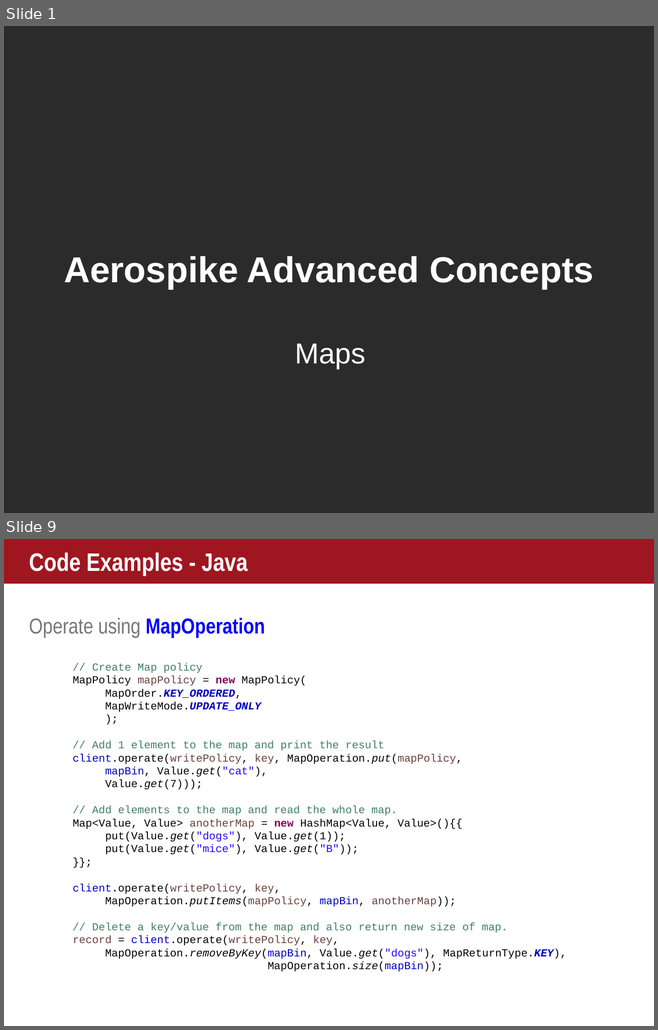
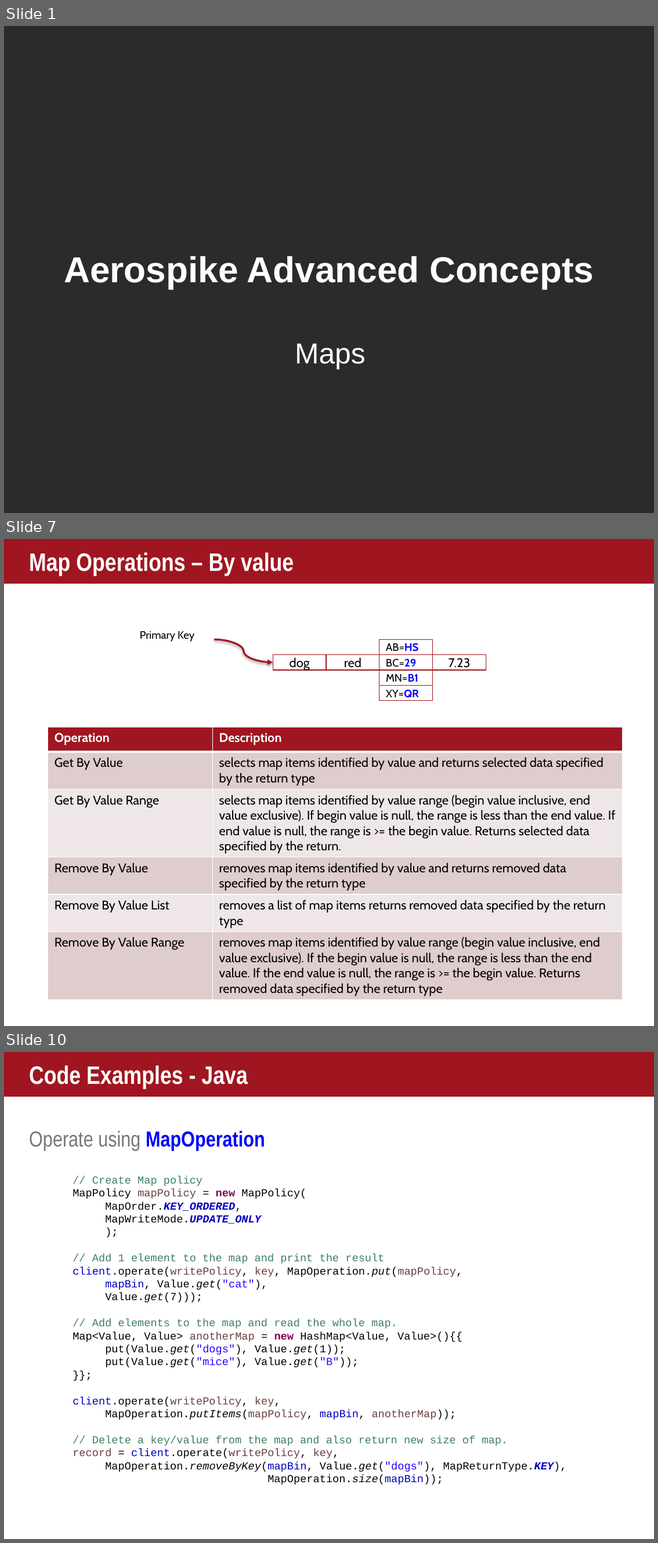
Before and after one commit to helipilot50/aerospike-advanced-concepts, a slide deck: maps/courseware/Maps.pptx. Shown one above the other, each under a label of ours: slides 1 and 9 before the commit, slides 1, 7 and 10 after it; the slides between them are not shown. The pictures are 658x1030 and 658x1543 pixels, drawn with LibreOffice and Linux fonts; fonts in the diff are those of the drawing; background and template pictures are left out; a plain dark background stands for a picture behind light text. Boxes give left, top, right and bottom in pixels: in the first picture for what was removed or moved away, otherwise in the second. Text is boxed around its words. In the diff, an @@ line names an element or a change of style, - is before the commit and + after.

```diff
--- a/maps/courseware/Maps.pptx
+++ b/maps/courseware/Maps.pptx
@@ slide 7 added at box(4, 539, 654, 1026), background #FFFFFF; not listed: 1 template element that a slide beside it also shows @@
@@ title added at box(23, 541, 622, 582), fill #A01620, 28 pt, text #FFFFFF, bold @@
+Map Operations – By value
@@ group added at box(140, 631, 486, 701): 7 rectangles, 1 curved arrow, 1 text @@
+dog
+7.23
+BC=29
+MN=B1
+red
+AB=HS
+XY=QR
+Primary Key
@@ table added at box(48, 727, 622, 998), 6 rows, 2 columns @@
+Operation | Description
+Get By Value | selects map items identified by value and returns selected data specified by the return type
+Get By Value Range | selects map items identified by value range (begin value inclusive, end value exclusive). If begin value is null, the range is less than the end value. If end value is null, the range is >= the begin value. Returns selected data specified by the return.
+Remove By Value | removes map items identified by value and returns removed data specified by the return type
+Remove By Value List | removes a list of map items returns removed data specified by the return type
+Remove By Value Range | removes map items identified by value range (begin value inclusive, end value exclusive). If the begin value is null, the range is less than the end value. If the end value is null, the range is >= the begin value. Returns removed data specified by the return type
@@ what was slide 9 is now slide 10 @@
```
Also in this commit, not shown: 6 slides changed, 2 other slides added, 2 slides removed, 2 other files.
